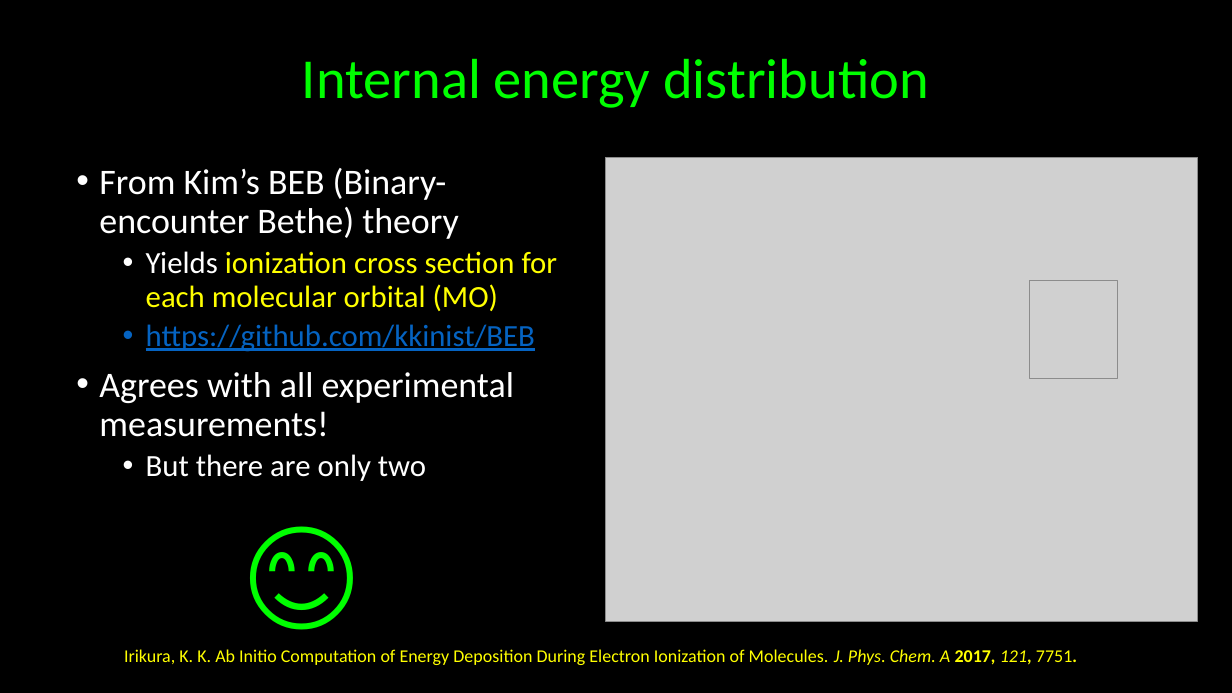
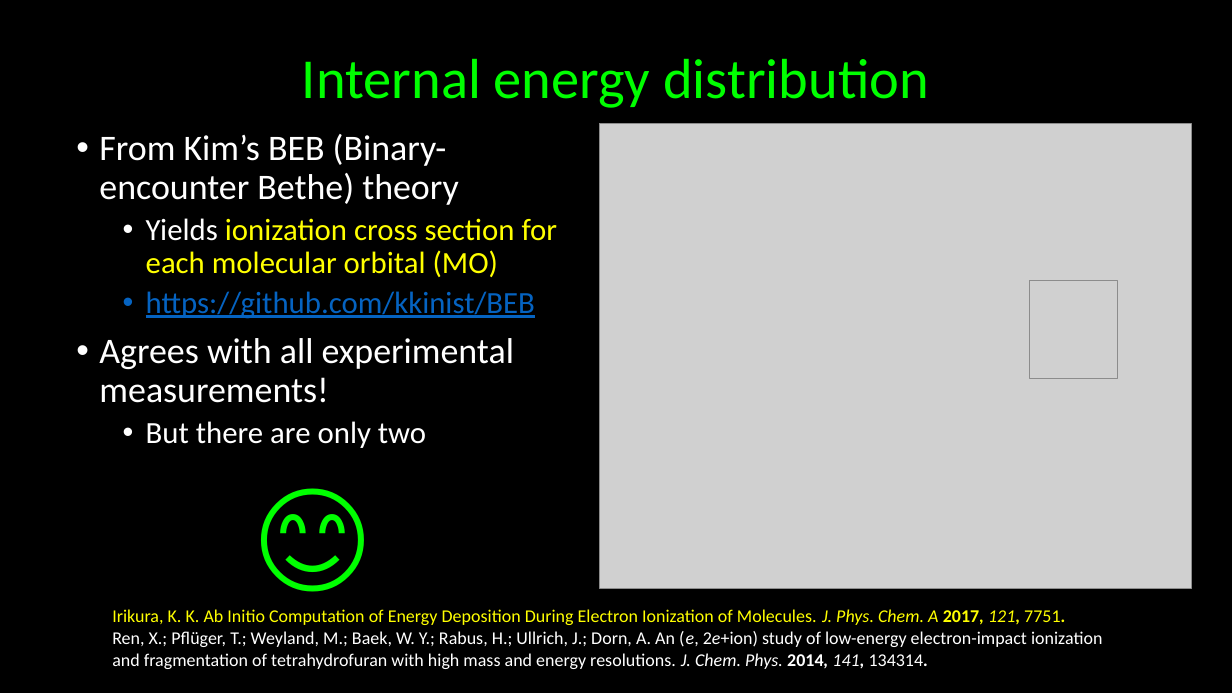
Before and after one commit to kkinist/ACS_Boston_2018, a slide deck: slide 13 of ACS_Boston_2018_Irikura.pptx. Drawn at 1232x693 pixels with LibreOffice and Linux fonts; fonts in the diff are those of the drawing; grey boxes stand for pictures. Boxes give left, top, right and bottom in pixels: in the first picture for what was removed or moved away, otherwise in the second. Text is boxed around its words. In the diff, an @@ line names an element or a change of style, - is before the commit and + after.

Commit message:
added German ref

```diff
--- a/ACS_Boston_2018_Irikura.pptx
+++ b/ACS_Boston_2018_Irikura.pptx
@@ text "From Kim’s BEB (Binary-encounter Bethe) ...": place and size @@
-text "From Kim’s BEB (Binary-encounter Bethe) ..." at [99,168,558,481]
+text "From Kim’s BEB (Binary-encounter Bethe) ..." at [99,134,558,448]
@@ picture: place and size @@
-picture at [605,157,1198,621]
+picture at [599,124,1191,588]
@@ text "😊": place and size @@
-text "😊" at [237,486,391,645]
+text "😊" at [248,447,402,606]
@@ text "Irikura, K. K. Ab Initio ...": place and size @@
-text "Irikura, K. K. Ab Initio ..." at [124,649,1077,665]
+text "Irikura, K. K. Ab Initio ..." at [112,609,1102,669]
@@ text at [112,631,1102,669]: paragraph added @@
+Ren, X.; Pflüger, T.; Weyland, M.; Baek, W. Y.; Rabus, H.; Ullrich, J.; Dorn, A. An (e, 2e+ion) study of low-energy electron-impact ionization and fragmentation of tetrahydrofuran with high mass and energy resolutions. J. Chem. Phys. 2014, 141, 134314.
```
